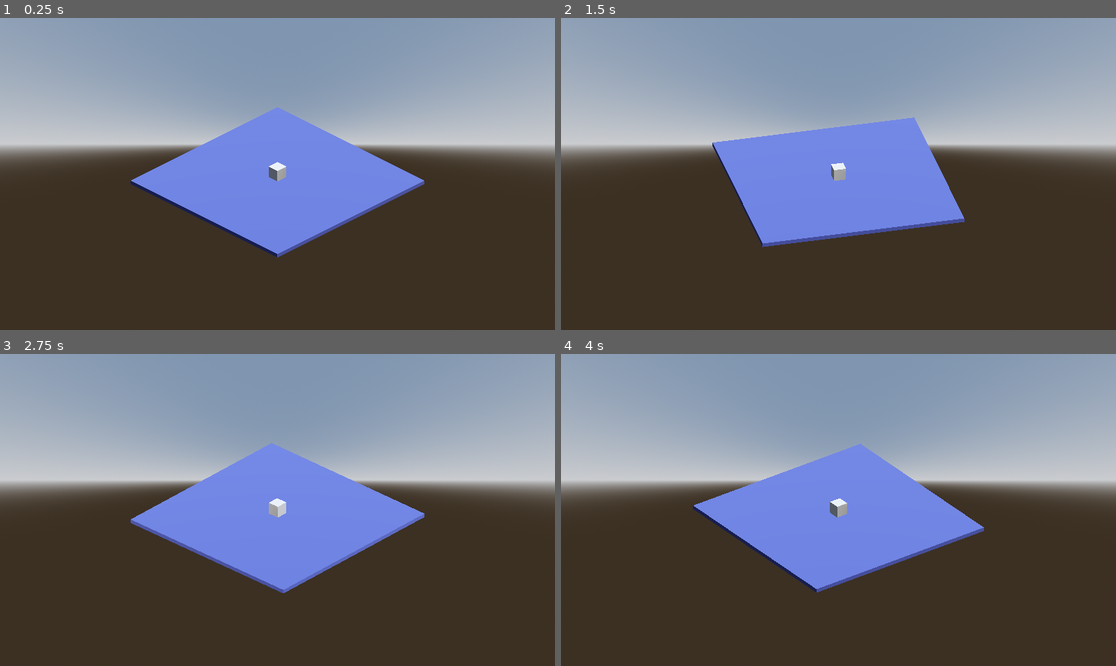
Above: before the commit, frames 1-4 (two rows, left to right).
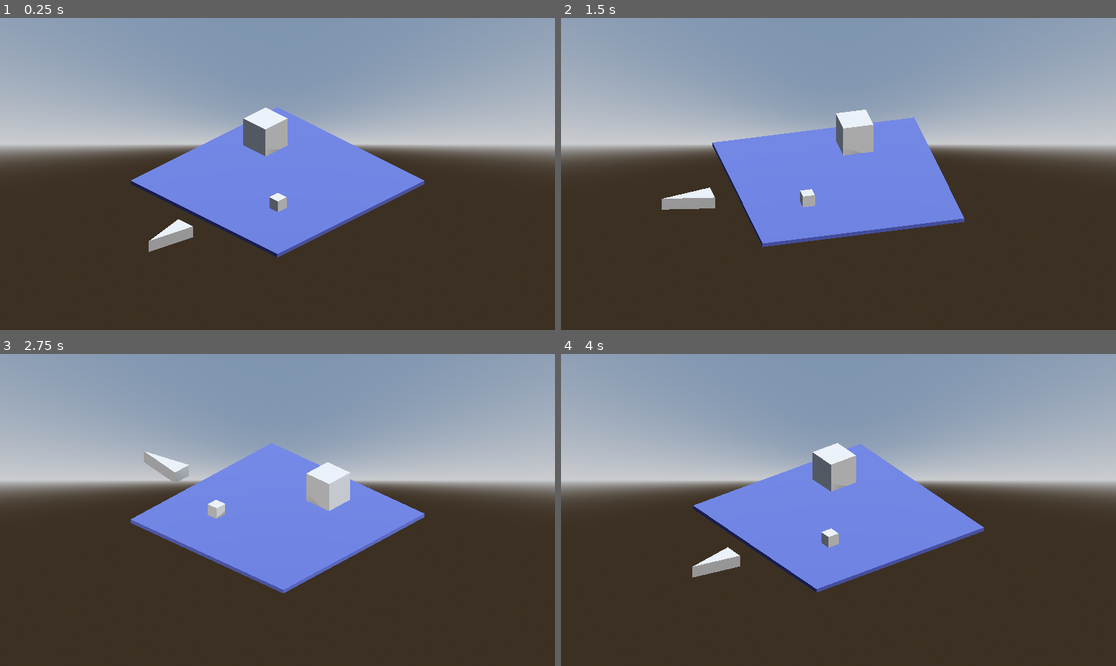
Above: after the commit, the same moments.

Repository: marmonkin/Thesis-Game
Game: Godot game, scene res://main_scene.tscn
Two runs of this game, one before a commit and one after it. Both use one fixed random seed, a clock stepped at 60 frames per second and the inputs below.
Inputs (mouse positions are in pixels of both pictures, inside the frame that each line leads up to):
- Up to frame 1 (0.25 s): no input
- Up to frame 2 (1.5 s): tap Enter at 0.5 s; move the mouse to (960, 158) at 0.52 s; hold E (rot_right) 0.53-1.28 s; click (960, 158) at 0.67 s; move the mouse to (727, 189) at 1.27 s; hold Q (rot_left) from 1.28 s (still down); click (727, 189) at 1.42 s
- Up to frame 3 (2.75 s): move the mouse to (333, 441) at 2.02 s; release Q (rot_left) at 2.03 s; hold E (rot_right) from 2.03 s (still down); click (333, 441) at 2.17 s
- Up to frame 4 (4 s): move the mouse to (810, 572) at 2.77 s; click (810, 572) at 2.92 s; move the mouse to (1005, 556) at 3.52 s; release E (rot_right) at 3.53 s; hold Q (rot_left) from 3.53 s (still down); click (1005, 556) at 3.67 s

The runs differ from the first frame. In frame 1, 1.7% of the frame differs, in the area x 26-52%, y 28-76%; in frame 2, 1.6%; in frame 3, 1.7%; in frame 4, 1.7%, in the area x 23-54%, y 28-72%.

Commit message:
managers for inventory, interactions etc

Diff:
--- a/interactable.tscn
+++ b/Gameplay/interactable.tscn
@@ -1,14 +1,15 @@
 [gd_scene format=3 uid="uid://cf0ox1t6i5j8f"]
 
-[ext_resource type="Script" uid="uid://db42nha66i5m8" path="res://interactable_base.gd" id="1_wh154"]
+[ext_resource type="Script" uid="uid://db42nha66i5m8" path="res://Scripts/interactable_base.gd" id="1_wh154"]
 [ext_resource type="Script" uid="uid://dmwkuyfanvx0t" path="res://Resource/InteractableData.gd" id="2_jcy0q"]
 
 [sub_resource type="Resource" id="Resource_0k2he"]
 script = ExtResource("2_jcy0q")
+interaction_type = 1
 metadata/_custom_type_script = "uid://dmwkuyfanvx0t"
 
 [sub_resource type="SphereShape3D" id="SphereShape3D_1hr0u"]
-radius = 1.0885001
+radius = 0.6219663
 
 [node name="Area3D" type="Area3D" unique_id=1309140725]
 script = ExtResource("1_wh154")
--- a/Resource/InteractableData.gd
+++ b/Resource/InteractableData.gd
@@ -1,9 +1,8 @@
 extends Resource
 class_name InteractableData
 
+enum INTERACTION { PICKUP, USE, LOOK, MOVE }
+
 @export var display_name: String = "Object"
-@export var interaction_type: String = "default"   # e.g., "pickup", "use", "talk"
-@export var action_text: String = "Interact"
-@export var requires_item: String = ""             # optional required item name
-@export var dialogue: String = ""                  # optional dialogue line
-# Add any other properties you need (e.g., sound effect, animation, etc.)
+@export var interaction_type: INTERACTION
+@export var requires_item: String = ""
--- a/Rooms/base_room.tscn
+++ b/Rooms/base_room.tscn
@@ -1,27 +1,39 @@
 [gd_scene format=3 uid="uid://d1n2rq1qu12dt"]
 
-[ext_resource type="PackedScene" uid="uid://cf0ox1t6i5j8f" path="res://interactable.tscn" id="1_uglcu"]
+[ext_resource type="PackedScene" uid="uid://cf0ox1t6i5j8f" path="res://Gameplay/interactable.tscn" id="1_uglcu"]
 [ext_resource type="Script" uid="uid://dmwkuyfanvx0t" path="res://Resource/InteractableData.gd" id="2_fs65j"]
 
 [sub_resource type="StandardMaterial3D" id="StandardMaterial3D_7j06c"]
 albedo_color = Color(0.21123034, 0.23943305, 0.47554272, 1)
 
+[sub_resource type="Resource" id="Resource_fs65j"]
+script = ExtResource("2_fs65j")
+interaction_type = 1
+requires_item = "Box"
+metadata/_custom_type_script = "uid://dmwkuyfanvx0t"
+
 [sub_resource type="Resource" id="Resource_g03ww"]
 script = ExtResource("2_fs65j")
-interaction_type = "pickup"
+display_name = "Box"
 metadata/_custom_type_script = "uid://dmwkuyfanvx0t"
 
 [node name="Room" type="Node3D" unique_id=409298254]
 
-[node name="CSGBox3D" type="CSGBox3D" parent="." unique_id=132568579]
+[node name="Floor" type="CSGBox3D" parent="." unique_id=132568579]
 transform = Transform3D(4, 0, 0, 0, 1, 0, 0, 0, 4, 0, 0, 0)
 size = Vector3(1, 0.078125, 1)
 material = SubResource("StandardMaterial3D_7j06c")
 
+[node name="CSGBox3D" type="CSGBox3D" parent="." unique_id=1282370315]
+transform = Transform3D(0.59976697, 0, 0, 0, 0.59976697, 0, 0, 0, 0.59976697, -0.86231863, 0.54683936, -0.5344008)
+
+[node name="Area3D" parent="CSGBox3D" unique_id=1309140725 instance=ExtResource("1_uglcu")]
+transform = Transform3D(1.0926038, 0, 0, 0, 1.0926038, 0, 0, 0, 1.0926038, 0, 0, 0)
+data = SubResource("Resource_fs65j")
+
 [node name="CSGBox3D2" type="CSGBox3D" parent="." unique_id=1363255682]
-transform = Transform3D(0.23760074, 0, 0, 0, 0.23760074, 0, 0, 0, 0.23760074, 0, 0.23103118, 0)
+transform = Transform3D(0.23760074, 0, 0, 0, 0.23760074, 0, 0, 0, 0.23760074, 0.8387108, 0.23103118, 0.8244059)
 
-[node name="Area3D" parent="CSGBox3D2" unique_id=1309140725 instance=ExtResource("1_uglcu")]
+[node name="Area3D" parent="CSGBox3D2" unique_id=2115803580 instance=ExtResource("1_uglcu")]
+transform = Transform3D(1.353596, 0, 0, 0, 1.353596, 0, 0, 0, 1.353596, 0, 0, 0)
 data = SubResource("Resource_g03ww")
-
-[editable path="CSGBox3D2/Area3D"]
--- /dev/null
+++ b/Scripts/interactable_base.gd
@@ -0,0 +1,58 @@
+extends Area3D
+class_name Interactable
+
+var is_activated: bool = true
+
+@export var data: InteractableData
+
+
+func _ready():
+	InteractionManager.register_interactable(self)
+	if not data.requires_item == null:
+		is_activated = false
+
+
+func _on_mouse_entered():
+	var cursor_type
+
+	match data.interaction_type:
+		0:
+			cursor_type = "exclamation"
+		1:
+			cursor_type = "question"
+		2:
+			pass
+		3:
+			cursor_type = "move"
+
+	CursorMananger.set_cursor(cursor_type)
+
+
+func _on_mouse_exited():
+	CursorMananger.set_cursor("default")
+
+
+func _on_input_event(_camera: Node, event: InputEvent, _position: Vector3, _normal: Vector3, _shape_idx: int):
+	if event is InputEventMouseButton and event.button_index == MOUSE_BUTTON_LEFT and event.pressed:
+		interact()
+
+
+func interact():
+	match data.interaction_type:
+		0:
+			get_parent_node_3d().queue_free()
+			InventoryManager.add_to_inventory(data.display_name)
+			CursorMananger.set_cursor("default")
+		1:
+			if not is_activated:
+				if InventoryManager.remove_from_inventory(data.requires_item):
+					print("Used " + data.requires_item)
+					is_activated = true
+			else:
+				pass
+		_:
+			print("No interaction")
+
+
+func _exit_tree() -> void:
+	InteractionManager.unregister_interactable(self)
--- a/Scripts/managers/cursor_mananger.gd
+++ b/Scripts/managers/cursor_mananger.gd
@@ -2,21 +2,23 @@
 class_name CursorManager
 
 # Preload cursor textures
-@export var default_cursor: Texture2D
-@export var hover_cursor: Texture2D
-@export var interactable_cursor: Texture2D
-
+@onready var default_cursor: Texture2D = preload("uid://brvuaqaf6q52a")
+@onready var hover_cursor: Texture2D = preload("uid://fxx3nykk1kxw")
+@onready var interactable_cursor: Texture2D = preload("uid://px2bdxrkhqr7")
+@onready var move_cursor: Texture2D = preload("uid://dwlr5ykxomlkc")
 
 func _ready():
 	# Set the default cursor
-	Input.set_custom_mouse_cursor(default_cursor, Input.CURSOR_ARROW, Vector2.ZERO)
+	Input.set_custom_mouse_cursor(default_cursor, Input.CURSOR_ARROW, Vector2(16, 16))
 
 ## default, hover, interactable
 func set_cursor(cursor_type: String):
 	match cursor_type:
 		"default":
-			Input.set_custom_mouse_cursor(default_cursor, Input.CURSOR_ARROW, Vector2.ZERO)
-		"hover":
-			Input.set_custom_mouse_cursor(hover_cursor, Input.CURSOR_ARROW, Vector2.ZERO)
-		"interactable":
-			Input.set_custom_mouse_cursor(interactable_cursor, Input.CURSOR_ARROW, Vector2.ZERO)
+			Input.set_custom_mouse_cursor(default_cursor, Input.CURSOR_ARROW, Vector2(16, 16))
+		"question":
+			Input.set_custom_mouse_cursor(hover_cursor, Input.CURSOR_ARROW, Vector2(16, 16))
+		"exclamation":
+			Input.set_custom_mouse_cursor(interactable_cursor, Input.CURSOR_ARROW, Vector2(16, 16))
+		"move":
+			Input.set_custom_mouse_cursor(move_cursor, Input.CURSOR_ARROW, Vector2(16, 16))
--- /dev/null
+++ b/Scripts/managers/inventory_manager.gd
@@ -0,0 +1,16 @@
+extends Node3D
+
+var inventory: Array[String] = []
+
+func add_to_inventory(item: String):
+	inventory.append(item)
+	print("Picked up " + item)
+
+func remove_from_inventory(item: String) -> bool:
+	if not inventory.has(item):
+		print("Don't have " + item)
+		return false
+		#probably add a return or something that would tell the player what they need this item
+
+	inventory.erase(item)
+	return true
--- /dev/null
+++ b/Scripts/room_container.gd
@@ -0,0 +1,11 @@
+extends Node3D
+
+
+# Called when the node enters the scene tree for the first time.
+func _ready() -> void:
+	pass # Replace with function body.
+
+
+# Called every frame. 'delta' is the elapsed time since the previous frame.
+func _process(delta: float) -> void:
+	pass
--- /dev/null
+++ b/arrow.tscn
@@ -0,0 +1,29 @@
+[gd_scene format=3 uid="uid://kymyjqen21mj"]
+
+[ext_resource type="PackedScene" uid="uid://cf0ox1t6i5j8f" path="res://Gameplay/interactable.tscn" id="1_2ndhl"]
+[ext_resource type="Script" uid="uid://dmwkuyfanvx0t" path="res://Resource/InteractableData.gd" id="2_acd0x"]
+
+[sub_resource type="Resource" id="Resource_6a6ax"]
+script = ExtResource("2_acd0x")
+display_name = "Arrow"
+interaction_type = 3
+metadata/_custom_type_script = "uid://dmwkuyfanvx0t"
+
+[sub_resource type="BoxShape3D" id="BoxShape3D_2ndhl"]
+size = Vector3(1.0673828, 0.20507813, 0.48046875)
+
+[sub_resource type="PrismMesh" id="PrismMesh_i4m3f"]
+
+[node name="Arrow" type="Node3D" unique_id=237048088]
+
+[node name="Area3D" parent="." unique_id=1309140725 instance=ExtResource("1_2ndhl")]
+data = SubResource("Resource_6a6ax")
+
+[node name="CollisionShape3D" parent="Area3D" index="0" unique_id=413945871]
+shape = SubResource("BoxShape3D_2ndhl")
+
+[node name="CSGMesh3D" type="CSGMesh3D" parent="." unique_id=691224413]
+transform = Transform3D(-1.7484554e-08, 1, 0, 1.7484554e-08, 1.9106855e-15, 0.24, 0.39999998, 4.371139e-08, -1.0490733e-08, 0, 0, 0)
+mesh = SubResource("PrismMesh_i4m3f")
+
+[editable path="Area3D"]
--- a/cursor_man.tscn
+++ /dev/null
@@ -1,12 +0,0 @@
-[gd_scene format=3 uid="uid://tq07r2dj2j0l"]
-
-[ext_resource type="Script" uid="uid://bpub2kg445du6" path="res://Scripts/managers/cursor_mananger.gd" id="1_w3eg0"]
-[ext_resource type="Texture2D" uid="uid://0u58bxc8j7y4" path="res://Cursor/cursor_none.png" id="2_owp4g"]
-[ext_resource type="Texture2D" uid="uid://b0ojyowyu0jie" path="res://Cursor/cursor_help.png" id="3_iwlwm"]
-[ext_resource type="Texture2D" uid="uid://diqkjthd5crep" path="res://Cursor/cursor_exclamation.png" id="4_2hst3"]
-
-[node name="CursorMan" type="Node3D" unique_id=2092318042]
-script = ExtResource("1_w3eg0")
-default_cursor = ExtResource("2_owp4g")
-hover_cursor = ExtResource("3_iwlwm")
-interactable_cursor = ExtResource("4_2hst3")
--- a/interactable_base.gd
+++ /dev/null
@@ -1,46 +0,0 @@
-extends Area3D
-class_name Interactable
-
-@export var data: InteractableData
-
-var cursor_manager: CursorManager
-var inter_manager: InteractableManager
-
-
-func _ready():
-	if not cursor_manager:
-		cursor_manager = get_tree().get_first_node_in_group("cursor_manager")
-
-	if not inter_manager:
-		inter_manager = get_tree().get_first_node_in_group("interaction_manager")
-
-	inter_manager.register_interactable(self)
-
-func _on_mouse_entered():
-	# Change cursor based on data
-	var cursor_type
-	match data.interaction_type:
-		"pickup":
-			cursor_type = "hover"
-	cursor_manager.set_cursor(cursor_type)
-
-func _on_mouse_exited():
-	cursor_manager.set_cursor("default")
-
-func _on_input_event(camera: Node, event: InputEvent, position: Vector3, normal: Vector3, shape_idx: int):
-	if event is InputEventMouseButton and event.button_index == MOUSE_BUTTON_LEFT and event.pressed:
-		interact()
-
-func interact():
-	print("Interacting with ", data.display_name)
-	# Handle interaction based on data
-	match data.interaction_type:
-		"pickup":
-			get_parent_node_3d().queue_free()
-			cursor_manager.set_cursor("default")
-		_:
-			print("No interaction")
-
-
-func _exit_tree() -> void:
-	inter_manager.unregister_interactable(self)
--- a/interation_man.tscn
+++ /dev/null
@@ -1,6 +0,0 @@
-[gd_scene format=3 uid="uid://bcj5qiehqitv4"]
-
-[ext_resource type="Script" uid="uid://dtixre216xgcg" path="res://interation_manager.gd" id="1_8axpj"]
-
-[node name="InteractionMan" type="Node3D" unique_id=65828697 groups=["interaction_manager"]]
-script = ExtResource("1_8axpj")
--- a/main_scene.tscn
+++ b/main_scene.tscn
@@ -2,10 +2,9 @@
 
 [ext_resource type="PackedScene" uid="uid://d1n2rq1qu12dt" path="res://Rooms/base_room.tscn" id="1_0f027"]
 [ext_resource type="PackedScene" uid="uid://pi7rrl21hf2v" path="res://cam_anchor.tscn" id="2_2c62f"]
-[ext_resource type="PackedScene" uid="uid://tq07r2dj2j0l" path="res://cursor_man.tscn" id="3_d5x1h"]
-[ext_resource type="Script" uid="uid://clartx4c6yfb6" path="res://rotateon.gd" id="3_gyfs4"]
-[ext_resource type="PackedScene" uid="uid://bcj5qiehqitv4" path="res://interation_man.tscn" id="3_hq1ik"]
-[ext_resource type="Texture2D" uid="uid://bvwapm7jxrwve" path="res://Cursor/hand_point.png" id="6_7ycvg"]
+[ext_resource type="Script" uid="uid://clartx4c6yfb6" path="res://Scripts/camera/rotateon.gd" id="3_gyfs4"]
+[ext_resource type="PackedScene" uid="uid://kymyjqen21mj" path="res://arrow.tscn" id="7_nfk4m"]
+[ext_resource type="Script" uid="uid://de5rl1ob18jyt" path="res://Scripts/room_container.gd" id="8_7ycvg"]
 
 [sub_resource type="ProceduralSkyMaterial" id="ProceduralSkyMaterial_0f027"]
 sky_horizon_color = Color(0.66224277, 0.6717428, 0.6867428, 1)
@@ -58,17 +57,12 @@
 [node name="-----------------" type="Node3D" parent="." unique_id=1259966664]
 visible = false
 
-[node name="InteractionMan" parent="." unique_id=65828697 instance=ExtResource("3_hq1ik")]
+[node name="RoomContainer" type="Node3D" parent="." unique_id=1256618358]
+script = ExtResource("8_7ycvg")
 
-[node name="CursorMan" parent="." unique_id=2092318042 groups=["cursor_manager"] instance=ExtResource("3_d5x1h")]
-interactable_cursor = ExtResource("6_7ycvg")
+[node name="Room" parent="RoomContainer" unique_id=409298254 instance=ExtResource("1_0f027")]
 
 [node name="-----------------2" type="Node3D" parent="." unique_id=258498581]
-visible = false
-
-[node name="Room" parent="." unique_id=409298254 instance=ExtResource("1_0f027")]
-
-[node name="-----------------3" type="Node3D" parent="." unique_id=452032353]
 visible = false
 
 [node name="WorldEnvironment" type="WorldEnvironment" parent="." unique_id=82237180]
@@ -78,3 +72,8 @@
 transform = Transform3D(-0.8660254, -0.43301278, 0.25, 0, 0.49999997, 0.86602545, -0.50000006, 0.75, -0.43301266, 0, 0, 0)
 layers = 3
 shadow_enabled = true
+
+[node name="Arrow" parent="." unique_id=237048088 instance=ExtResource("7_nfk4m")]
+transform = Transform3D(-4.371139e-08, 0, -1, 0, 1, 0, 1, 0, -4.371139e-08, -4.371139e-08, 0, 3)
+
+[editable path="Cam_anchor"]
--- a/project.godot
+++ b/project.godot
@@ -15,12 +15,19 @@
 config/features=PackedStringArray("4.6", "Forward Plus")
 config/icon="res://icon.svg"
 
+[autoload]
+
+InventoryManager="*uid://c0ajcqoyhpwpb"
+InteractionManager="*uid://dtixre216xgcg"
+CursorMananger="*uid://bpub2kg445du6"
+
 [file_customization]
 
 folder_colors={
-"res://Cursor/": "blue",
+"res://Cursor/": "gray",
 "res://Resource/": "yellow",
-"res://Rooms/": "red"
+"res://Rooms/": "red",
+"res://Scripts/": "blue"
 }
 
 [global_group]
@@ -28,6 +35,7 @@
 interactable=""
 cursor_manager=""
 interaction_manager=""
+inventory_manager=""
 
 [input]
 
Binary file added: Cursor/aha_point.png
Not shown, added: Cursor/aha_point.png.import
Binary file changed: Cursor/door.png
Binary file changed: Cursor/door_disabled.png
Binary file changed: Cursor/door_enter.png
Binary file changed: Cursor/dot_large.png
Binary file changed: Cursor/dot_small.png
Binary file added: Cursor/mark_exclamation.png
Not shown, added: Cursor/mark_exclamation.png.import
Binary file added: Cursor/mark_question.png
Not shown, added: Cursor/mark_question.png.import
Binary file added: Cursor/normal_point.png
(and 10 more such lines)
